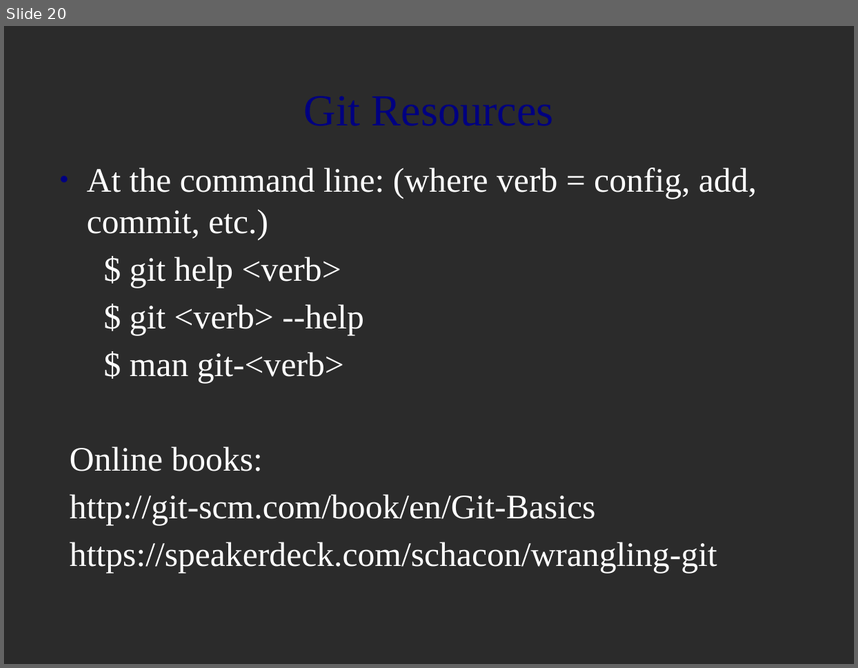
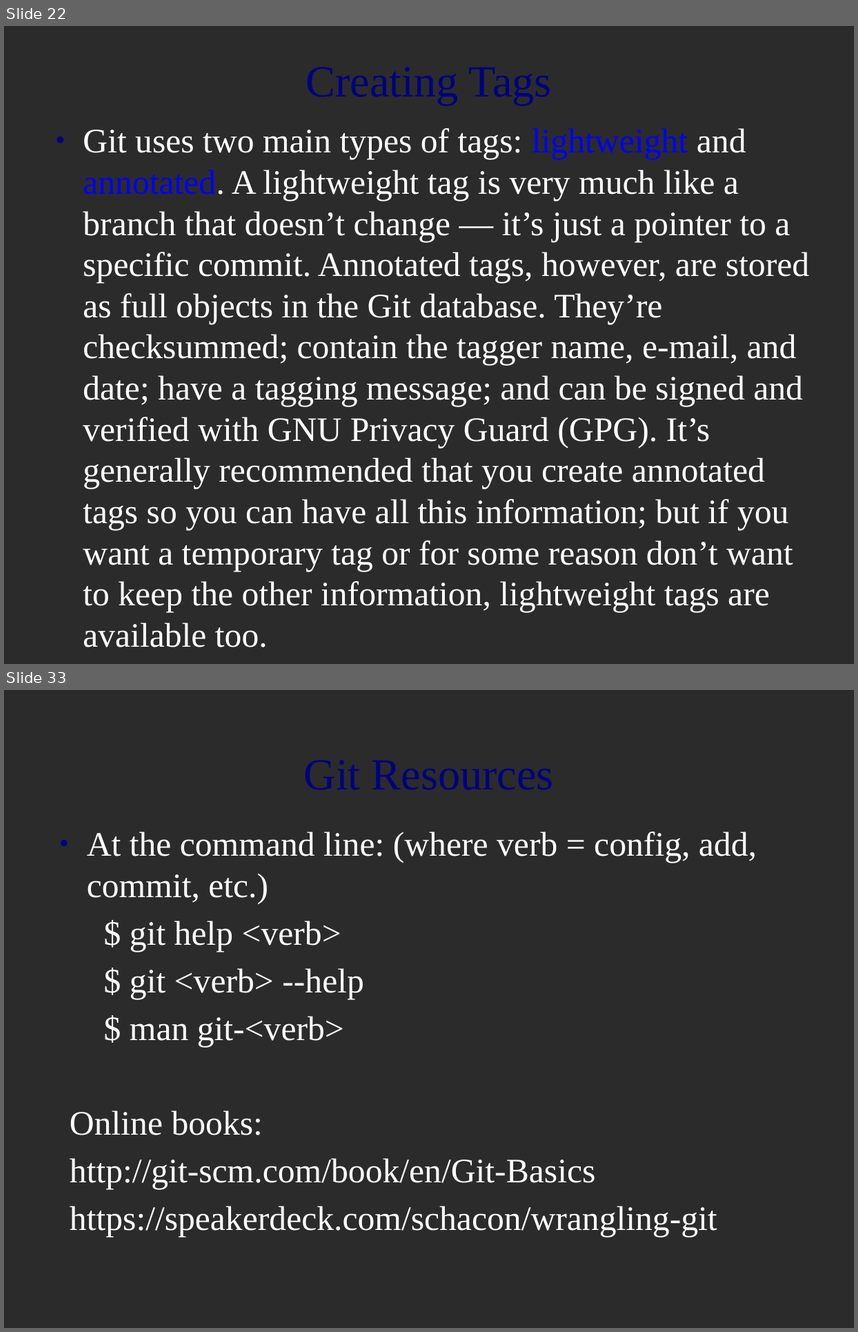
Before and after one commit to MariamP/myRepo, a slide deck: git_intro.odp. Shown one above the other, each under a label of ours: slide 20 before the commit, slides 22 and 33 after it; the slides between them are not shown. The pictures are 858x668 and 858x1332 pixels, drawn with LibreOffice and Linux fonts; fonts in the diff are those of the drawing; background and template pictures are left out; a plain dark background stands for a picture behind light text. Boxes give left, top, right and bottom in pixels: in the first picture for what was removed or moved away, otherwise in the second. Text is boxed around its words. In the diff, an @@ line names an element or a change of style, - is before the commit and + after.

Commit message:
- Added information about tagging and branching in Git.

```diff
--- a/git_intro.odp
+++ b/git_intro.odp
@@ slide 22 added at <box>4,26,854,664</box>, background picture (left out) @@
@@ text added at <box>83,128,809,647</box>, 32 pt, text #FFFFFF @@
+● Git uses two main types of tags: lightweight and annotated. A lightweight tag is very much like a branch that doesn’t change — it’s just a pointer to a specific commit. Annotated tags, however, are stored as full objects in the Git database. They’re checksummed; contain the tagger name, e-mail, and date; have a tagging message; and can be signed and verified with GNU Privacy Guard (GPG). It’s generally recommended that you create annotated tags so you can have all this information; but if you want a temporary tag or for some reason don’t want to keep the other information, lightweight tags are available too.
@@ title added at <box>458,133,523,160</box>, 41.4 pt, text #000080 @@
+Creating Tags
@@ what was slide 20 is now slide 33 @@
```
Also in this commit, not shown: 12 other slides added.
